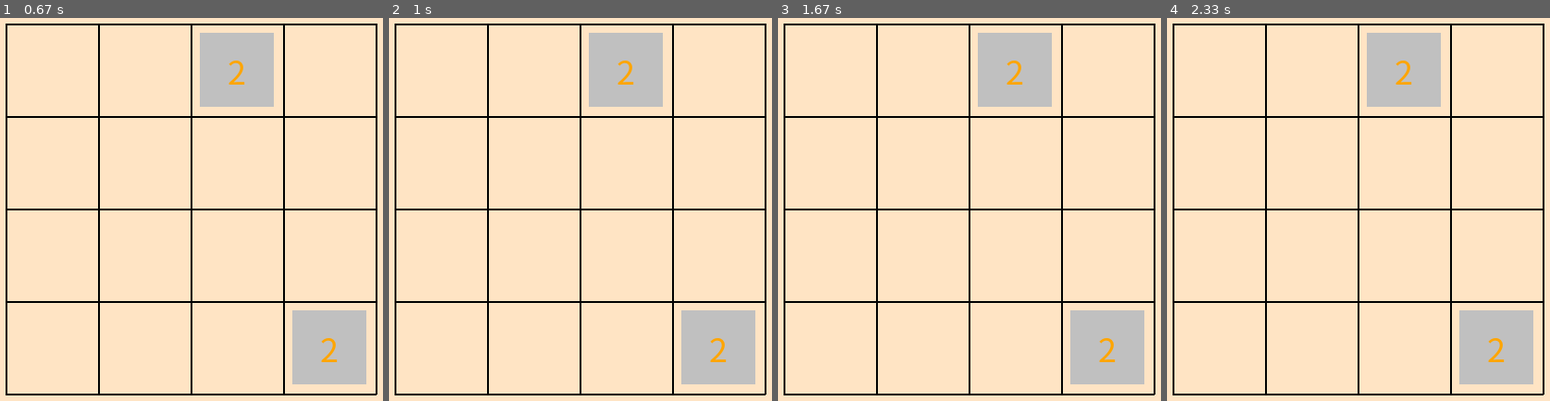
Above: before the commit, frames 1-4 (left to right).
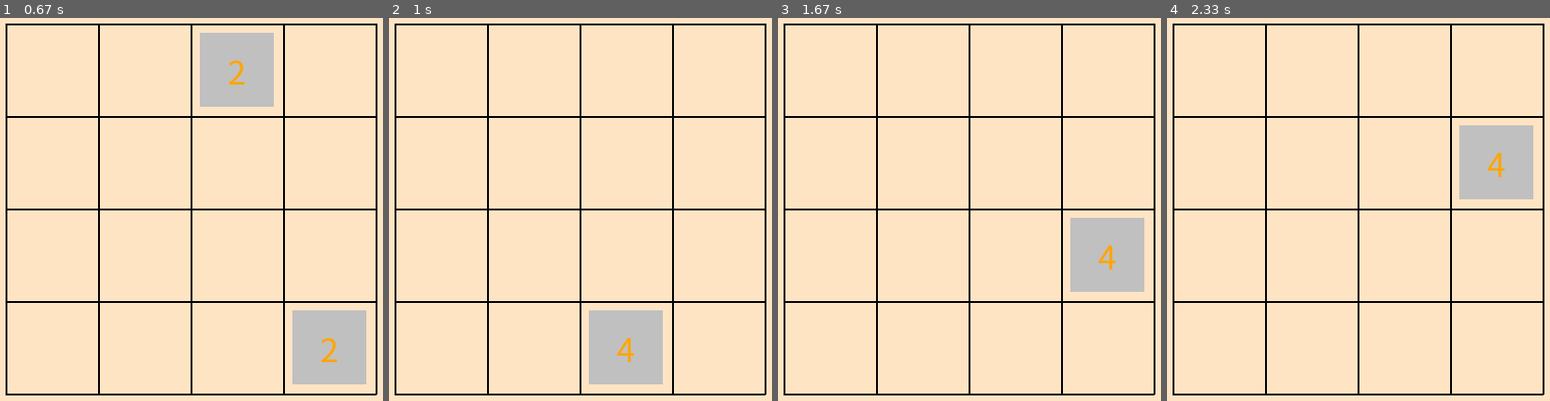
Above: after the commit, the same moments.

Repository: seancheng33/PygameProject
Game: pygame game, started from game2048/game.py
The game is run twice, just before and just after one commit, with the same random seed, the same clock (stepped at 60 frames per second) and the same inputs.
Inputs:
- Up to frame 1 (0.67 s): hold S from 0.33 s (still down); hold Right from 0.33 s (still down)
- Up to frame 2 (1 s): release S at 0.8 s; release Right at 0.8 s; tap A at 0.83 s
- Up to frame 3 (1.67 s): hold W 1.17-1.63 s; hold Right 1.17-1.63 s
- Up to frame 4 (2.33 s): tap W at 1.67 s

Frame 1 is identical in both runs. In frame 2, 11% of the frame differs, in the area x 52-96%, y 3-96%; in frame 3, 11%; in frame 4, 11%.

Commit message:
添加游戏事件

Diff:
--- a/game2048/game.py
+++ b/game2048/game.py
@@ -58,7 +58,7 @@
     if gameArray[x][y] == 0:
         gameArray[x][y] = 2
         random_elem += 1
-
+# print(gameArray)
 while True:
 
     screen.fill(COLOR_DICT['bisque'])
@@ -99,12 +99,45 @@
                 sys.exit(0)
 
             elif event.key == pygame.K_a or event.key == pygame.K_LEFT:
-                pass
+                for i in range(WINDOW_BLOCK_NUM):
+                    if i > 0:
+                        for j in range(WINDOW_BLOCK_NUM):
+                            if gameArray[i][j] != 0 and gameArray[i-1][j] == 0:
+                                gameArray[i - 1][j] = gameArray[i][j]
+                                gameArray[i][j] = 0
+                            elif gameArray[i][j] != 0 and gameArray[i-1][j] == gameArray[i][j]:
+                                gameArray[i - 1][j] += gameArray[i][j]
+                                gameArray[i][j] = 0
+
             elif event.key == pygame.K_d or event.key == pygame.K_RIGHT:
-                pass
+                for i in range(WINDOW_BLOCK_NUM):
+                    if i < WINDOW_BLOCK_NUM - 1:
+                        for j in range(WINDOW_BLOCK_NUM):
+                            if gameArray[i][j] != 0 and gameArray[i+1][j] == 0:
+                                gameArray[i + 1][j] = gameArray[i][j]
+                                gameArray[i][j] = 0
+                            elif gameArray[i][j] != 0 and gameArray[i+1][j] == gameArray[i][j]:
+                                gameArray[i + 1][j] += gameArray[i][j]
+                                gameArray[i][j] = 0
             elif event.key == pygame.K_w or event.key == pygame.K_UP:
-                pass
+                for i in range(WINDOW_BLOCK_NUM):
+                    for j in range(WINDOW_BLOCK_NUM):
+                        if j > 0:
+                            if gameArray[i][j] != 0 and gameArray[i][j-1] == 0:
+                                gameArray[i][j - 1] = gameArray[i][j]
+                                gameArray[i][j] = 0
+                            elif gameArray[i][j] != 0 and gameArray[i][j-1] == gameArray[i][j]:
+                                gameArray[i][j-1] += gameArray[i][j]
+                                gameArray[i][j] = 0
             elif event.key == pygame.K_s or event.key == pygame.K_DOWN:
-                pass
+                for i in range(WINDOW_BLOCK_NUM):
+                    for j in range(WINDOW_BLOCK_NUM):
+                        if j < WINDOW_BLOCK_NUM - 1:
+                            if gameArray[i][j] != 0 and gameArray[i][j+1] == 0:
+                                gameArray[i][j - 1] = gameArray[i][j]
+                                gameArray[i][j] = 0
+                            elif gameArray[i][j] != 0 and gameArray[i][j+1] == gameArray[i][j]:
+                                gameArray[i][j+1] += gameArray[i][j]
+                                gameArray[i][j] = 0
 
     pygame.display.update()
